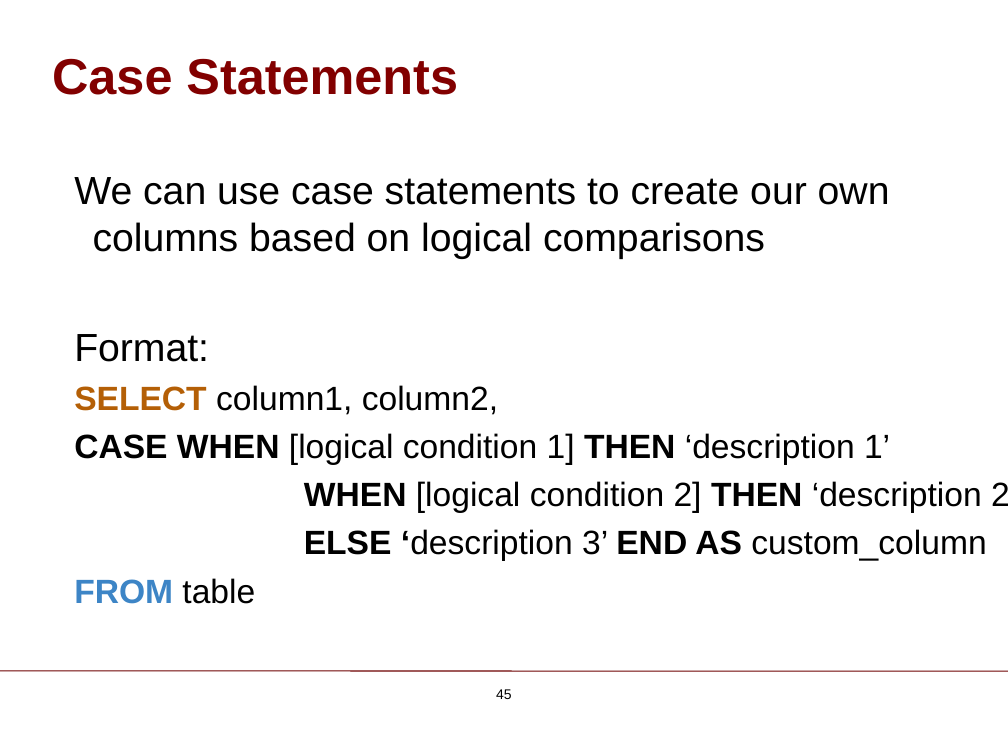
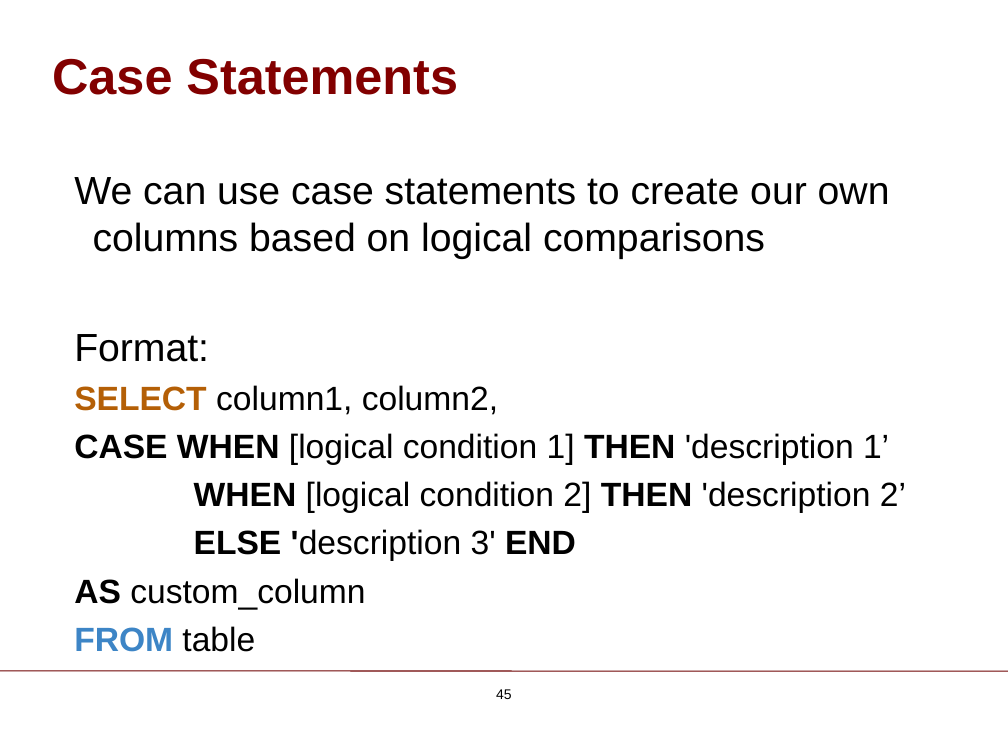
Before and after one commit to ChicagoBoothAnalytics/site, a slide deck: slide 45 of zzz MEDIA/SQL Basics.pptx. Drawn at 1008x756 pixels with LibreOffice and Linux fonts; fonts in the diff are those of the drawing; background and template pictures are left out. Boxes give left, top, right and bottom in pixels: in the first picture for what was removed or moved away, otherwise in the second. Text is boxed around its words. In the diff, an @@ line names an element or a change of style, - is before the commit and + after.

```diff
--- a/zzz MEDIA/SQL Basics.pptx
+++ b/zzz MEDIA/SQL Basics.pptx
@@ text at bbox=[74, 433, 906, 610]: text changed @@
-CASE WHEN [logical condition 1] THEN ‘description 1’
-WHEN [logical condition 2] THEN ‘description 2’
-ELSE ‘description 3’ END AS custom_column
+CASE WHEN [logical condition 1] THEN 'description 1’
+WHEN [logical condition 2] THEN 'description 2’
+ELSE 'description 3' END
+AS custom_column
```
Also in this commit, not shown: 43 other slides changed, 1 other file.
